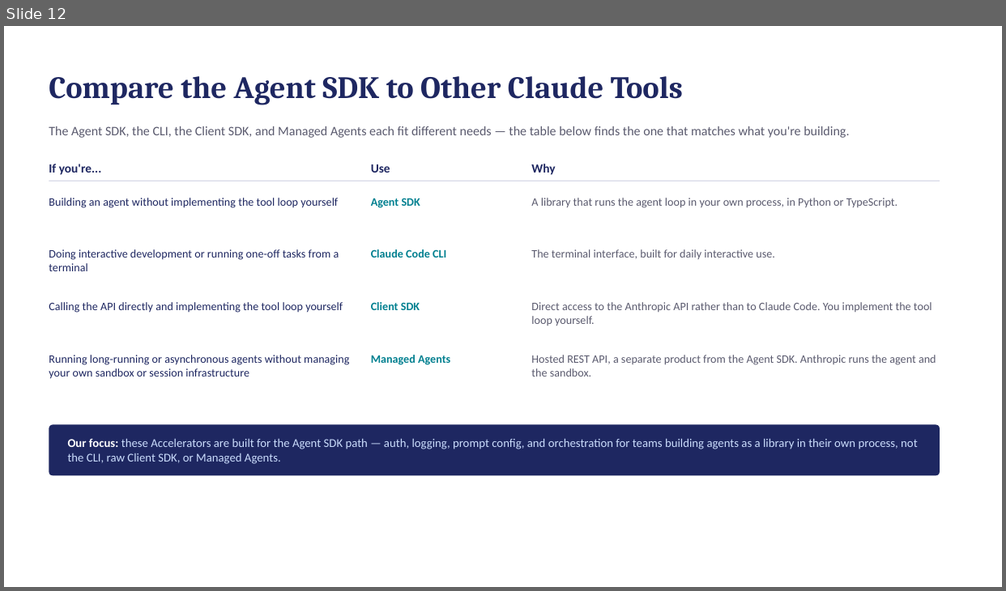
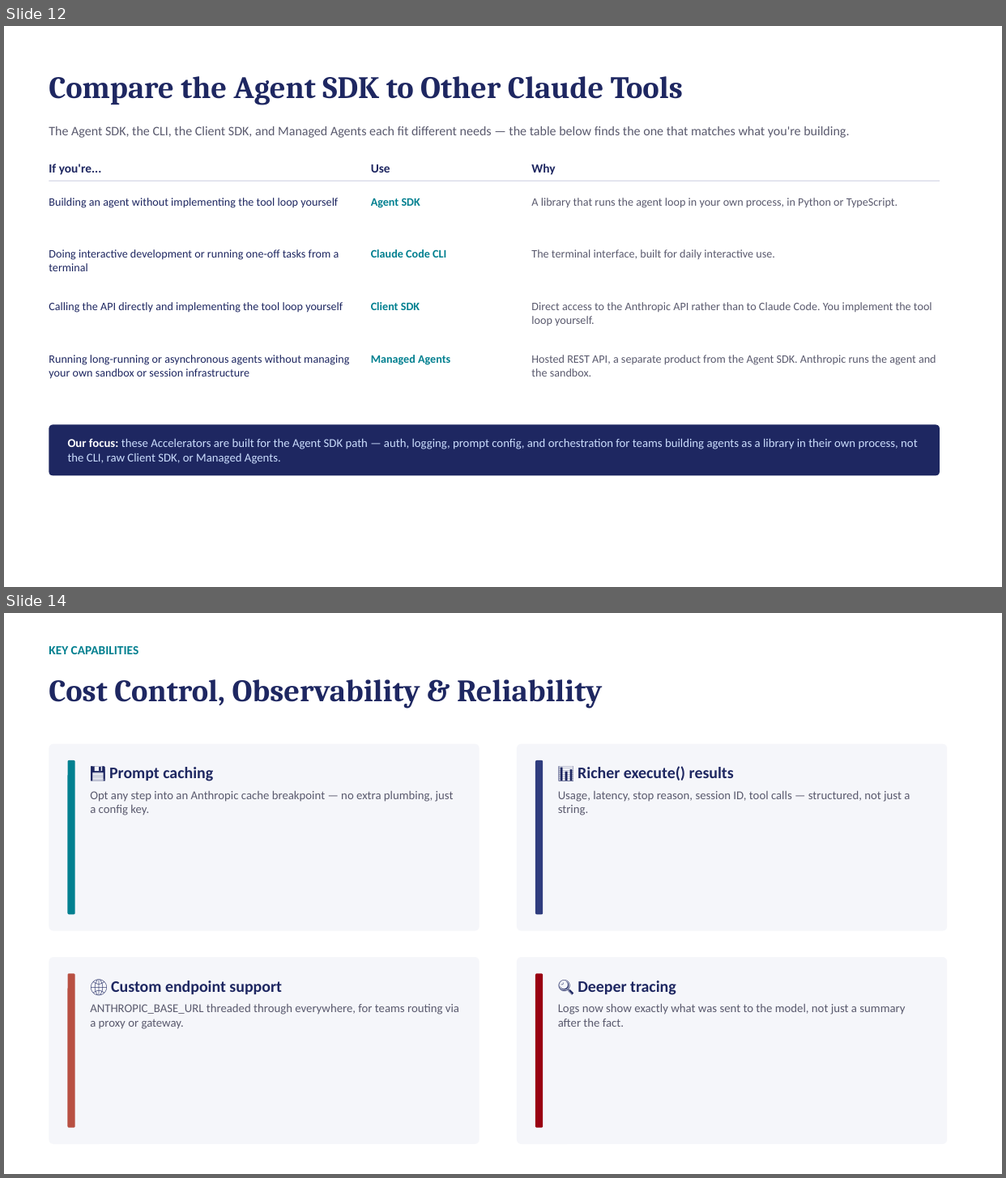
Before and after one commit to sandeeppachauri/claude-orchestration-accelerator, a slide deck: docs/Accelerators_Demo_Deck.pptx. Shown one above the other, each under a label of ours: slide 12 before the commit, slides 12 and 14 after it; the slides between them are not shown. The pictures are 1006x591 and 1006x1178 pixels, drawn with LibreOffice and Linux fonts; fonts in the diff are those of the drawing. Boxes give left, top, right and bottom in pixels: in the first picture for what was removed or moved away, otherwise in the second. Text is boxed around its words. In the diff, an @@ line names an element or a change of style, - is before the commit and + after.

```diff
--- a/docs/Accelerators_Demo_Deck.pptx
+++ b/docs/Accelerators_Demo_Deck.pptx
@@ slide 14 added at [4,613,1002,1174], background #FFFFFF @@
@@ text added at [49,646,139,654], 12 pt, text #028090, bold @@
+KEY CAPABILITIES
@@ text added at [49,679,602,709], 30 pt, text #1E2761, bold @@
+Cost Control, Observability & Reliability
@@ rounded rectangle added at [49,744,479,931], fill #F5F6FA @@
@@ rounded rectangle added at [517,744,948,931], fill #F5F6FA @@
@@ rounded rectangle added at [68,760,75,914], fill #028090 @@
@@ text added at [109,767,213,781], 15.5 pt, text #1E2761, bold @@
+💾 Prompt caching
@@ rounded rectangle added at [535,760,543,914], fill #2F3C7E @@
@@ text added at [577,766,734,781], 15.5 pt, text #1E2761, bold @@
+📊 Richer execute() results
@@ text added at [90,790,454,815], 11.5 pt, text #5A5A6E @@
+Opt any step into an Anthropic cache breakpoint — no extra plumbing, just a config key.
@@ text added at [558,790,910,815], 11.5 pt, text #5A5A6E @@
+Usage, latency, stop reason, session ID, tool calls — structured, not just a string.
@@ rounded rectangle added at [49,957,479,1144], fill #F5F6FA @@
@@ rounded rectangle added at [68,973,75,1128], fill #B85042 @@
@@ rounded rectangle added at [517,957,948,1144], fill #F5F6FA @@
@@ rounded rectangle added at [535,973,543,1128], fill #990011 @@
@@ text added at [111,981,282,995], 15.5 pt, text #1E2761, bold @@
+🌐 Custom endpoint support
@@ text added at [577,981,676,995], 15.5 pt, text #1E2761, bold @@
+🔍 Deeper tracing
@@ text added at [90,1003,459,1029], 11.5 pt, text #5A5A6E @@
+ANTHROPIC_BASE_URL threaded through everywhere, for teams routing via a proxy or gateway.
@@ text added at [558,1003,905,1027], 11.5 pt, text #5A5A6E @@
+Logs now show exactly what was sent to the model, not just a summary after the fact.
```
Also in this commit, not shown: 1 slide changed, 2 other slides added, 27 other files.
